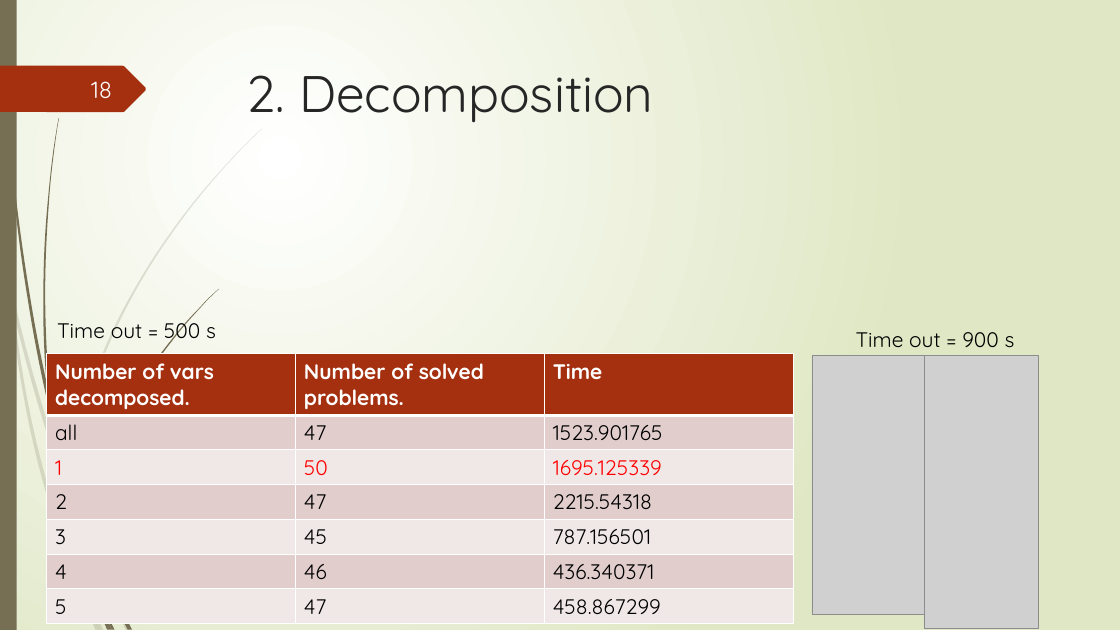
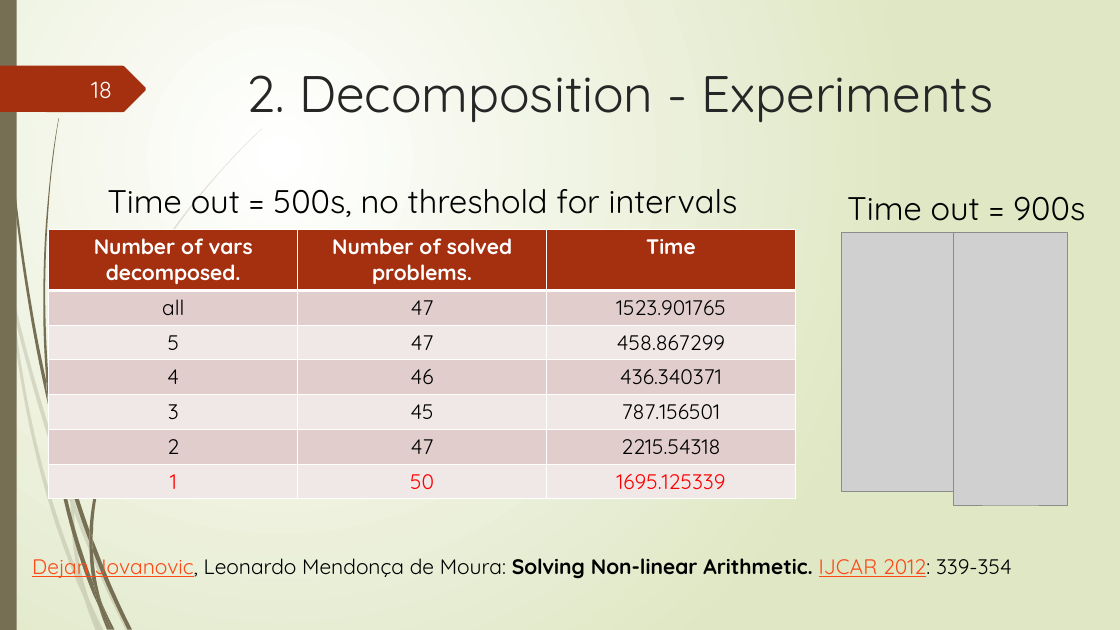
Before and after one commit to tungvx/raSAT, a slide deck: slide 18 of report/midterm.pptx. Drawn at 1120x630 pixels with LibreOffice and Linux fonts; fonts in the diff are those of the drawing; grey boxes stand for pictures. Boxes give left, top, right and bottom in pixels: in the first picture for what was removed or moved away, otherwise in the second. Text is boxed around its words. In the diff, an @@ line names an element or a change of style, - is before the commit and + after.

Commit message:
final slides

```diff
--- a/report/midterm.pptx
+++ b/report/midterm.pptx
@@ title at (x1=247, y1=75, x2=994, y2=123): text changed @@
-2. Decomposition
+2. Decomposition - Experiments
@@ text added at (x1=107, y1=189, x2=738, y2=217), 28 pt, text #000000 @@
+Time out = 500s, no threshold for intervals
@@ text added at (x1=847, y1=196, x2=1085, y2=221), 28 pt, text #000000 @@
+Time out = 900s
@@ table at (x1=49, y1=229, x2=795, y2=494) @@
+row 3: 5 | 47 | 458.867299
+row 4: 4 | 46 | 436.340371
+row 5: 3 | 45 | 787.156501
+row 6: 2 | 47 | 2215.54318
-row 4: 2 | 47 | 2215.54318
-row 5: 3 | 45 | 787.156501
-row 6: 4 | 46 | 436.340371
-row 7: 5 | 47 | 458.867299
@@ alignment left to centre @@
@@ table moved from (x1=47, y1=354, x2=793, y2=619) to (x1=49, y1=229, x2=795, y2=494) @@
@@ picture moved from (x1=812, y1=356, x2=924, y2=615) to (x1=841, y1=233, x2=953, y2=492) @@
@@ picture moved from (x1=924, y1=356, x2=1038, y2=628) to (x1=954, y1=233, x2=1068, y2=505) @@
@@ text removed at (x1=57, y1=317, x2=216, y2=344) @@
-Time out = 500 s
@@ text removed at (x1=856, y1=332, x2=1015, y2=348) @@
-Time out = 900 s
@@ text added at (x1=32, y1=553, x2=1012, y2=580), 18 pt, text #000000 @@
+Dejan Jovanovic, Leonardo Mendonça de Moura: Solving Non-linear Arithmetic. IJCAR 2012: 339-354
```
Also in this commit, not shown: 15 other slides changed, 4 slides added, 2 slides removed.
